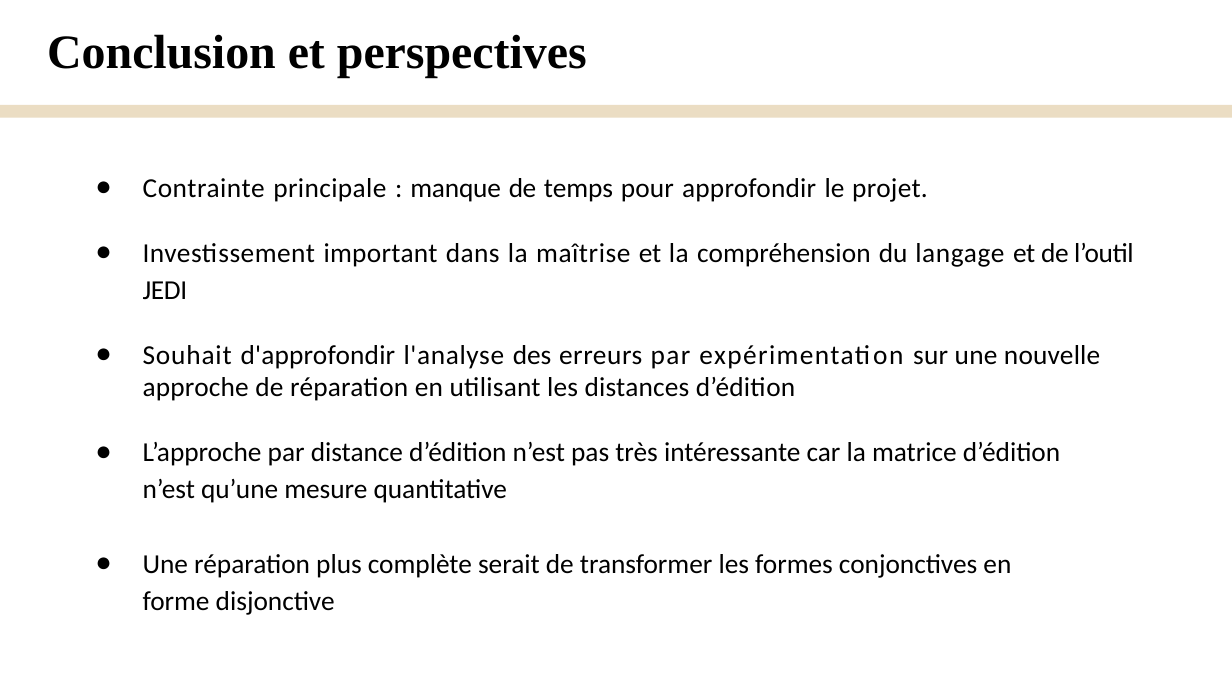
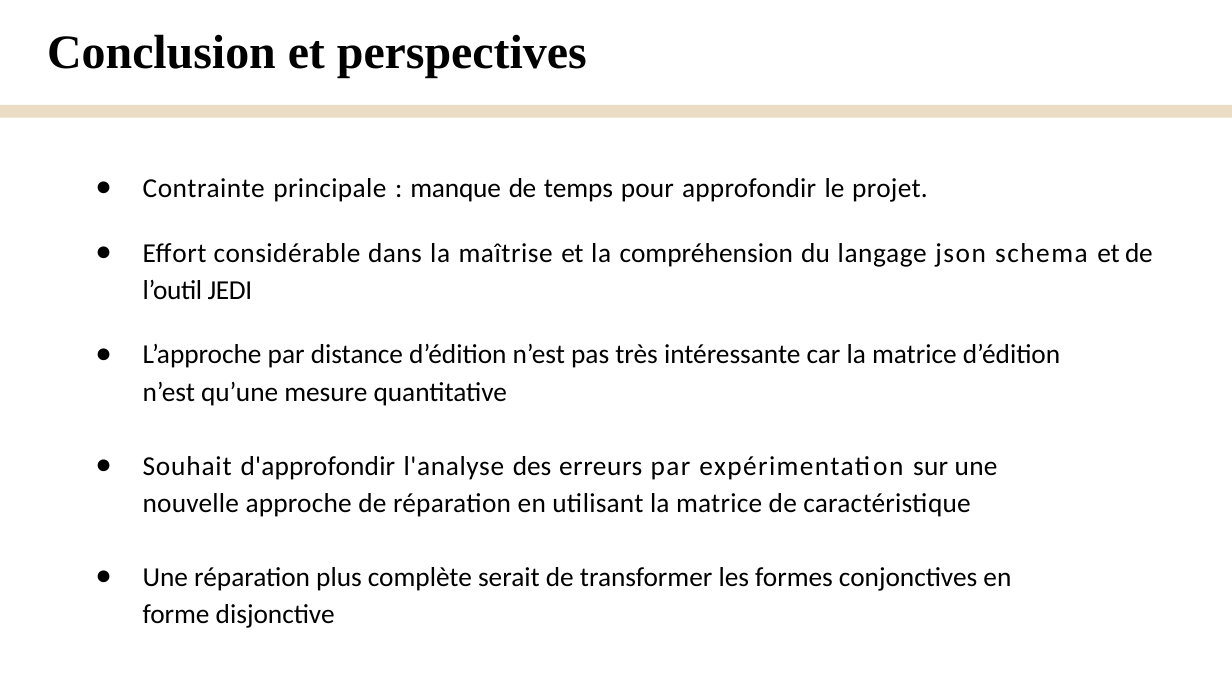
Before and after one commit to Yanis540/PSTL-M1, a slide deck: slide 28 of rapport/Présentation_Finale.pptx. Drawn at 1232x693 pixels with LibreOffice and Linux fonts; fonts in the diff are those of the drawing. Boxes give left, top, right and bottom in pixels: in the first picture for what was removed or moved away, otherwise in the second. Text is boxed around its words. In the diff, an @@ line names an element or a change of style, - is before the commit and + after.

```diff
--- a/rapport/Présentation_Finale.pptx
+++ b/rapport/Présentation_Finale.pptx
@@ text at [143, 243, 1153, 300]: text changed @@
-● Investissement important dans la maîtrise et la compréhension du langage et de l’outil JEDI
-● Souhait d'approfondir l'analyse des erreurs par expérimentation sur une nouvelle approche de réparation en utilisant les distances d’édition
+● Effort considérable dans la maîtrise et la compréhension du langage json schema et de l’outil JEDI
@@ text at [143, 456, 998, 517]: paragraph added @@
+● Souhait d'approfondir l'analyse des erreurs par expérimentation sur une nouvelle approche de réparation en utilisant la matrice de caractéristique
```
Also in this commit, not shown: 15 other slides changed, 1 slide added, 1 slide removed, 2 other files.
